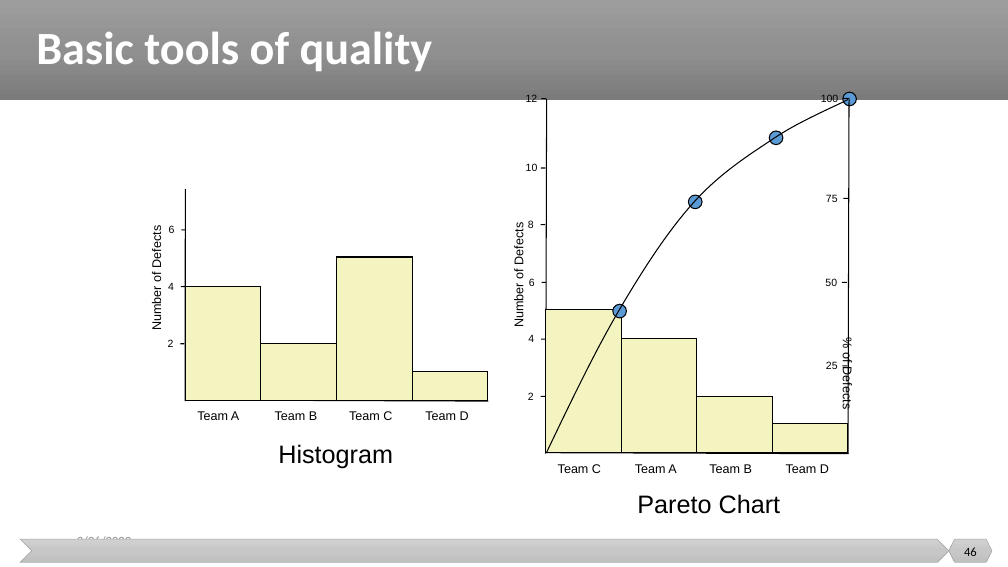
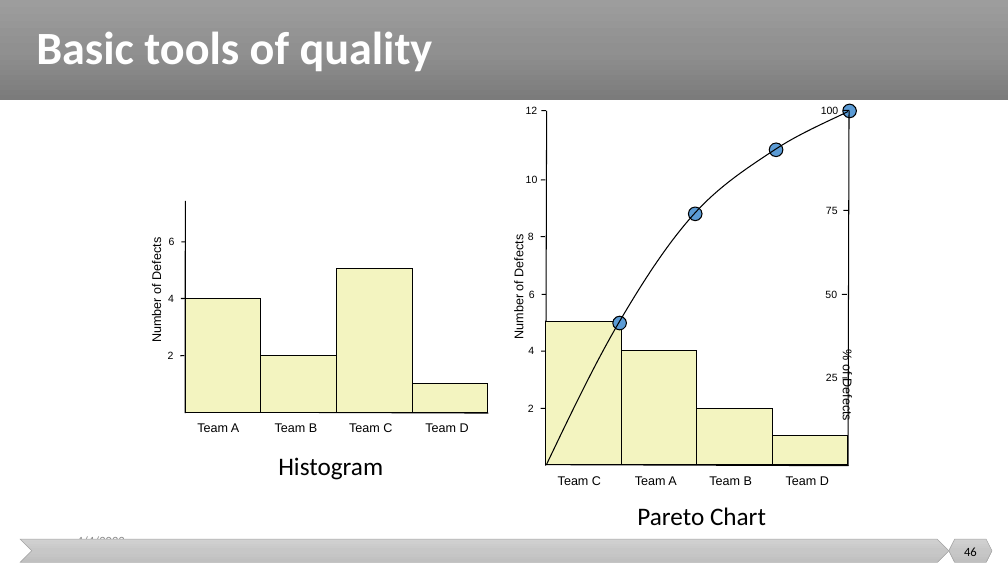
Before and after one commit to malenezi/malenezi, a slide deck: slide 46 of SE423/Lectures/7-Quality/Quality.pptx. Drawn at 1008x567 pixels with LibreOffice and Linux fonts; fonts in the diff are those of the drawing. Boxes give left, top, right and bottom in pixels: in the first picture for what was removed or moved away, otherwise in the second. Text is boxed around its words. In the diff, an @@ line names an element or a change of style, - is before the commit and + after.

```diff
--- a/SE423/Lectures/7-Quality/Quality.pptx
+++ b/SE423/Lectures/7-Quality/Quality.pptx
@@ 19 texts, 18 lines, 8 rectangles, 4 ellipses, 1 freeform shape: place and size @@
-19 texts, 18 lines, 8 rectangles, 4 ellipses, 1 freeform shape at [150,92,857,473]
+19 texts, 18 lines, 8 rectangles, 4 ellipses, 1 freeform shape at [150,104,857,485]
@@ text "Histogram" at [278,457,383,480]: font Arial to Calibri @@
@@ 6 texts: place and size @@
-6 texts at [168,95,838,473]
+6 texts at [168,106,838,485]
@@ text "Pareto Chart" at [637,507,766,525]: font Arial to Calibri @@
@@ text "Pareto Chart": place and size @@
-text "Pareto Chart" at [637,494,781,514]
+text "Pareto Chart" at [637,507,766,525]
@@ text at [77,535,125,539]: text changed @@
-3/26/2023
+4/4/2023
```
Also in this commit, not shown: 12 other slides changed, 1 other file.
